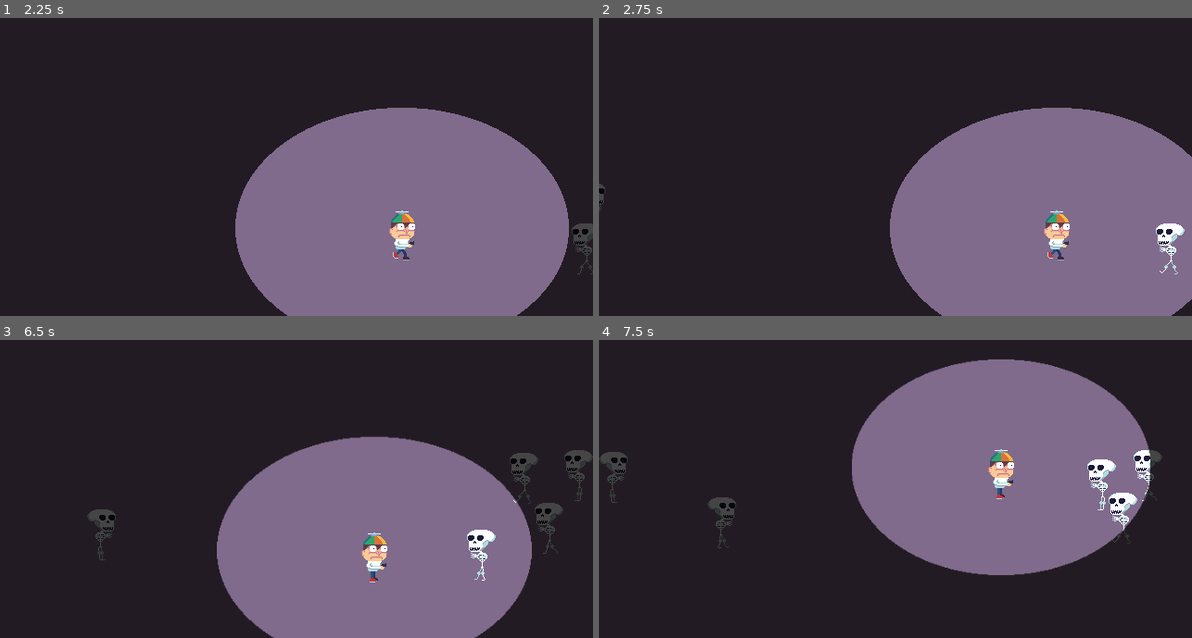
Above: before the commit, frames 1-4 (two rows, left to right).
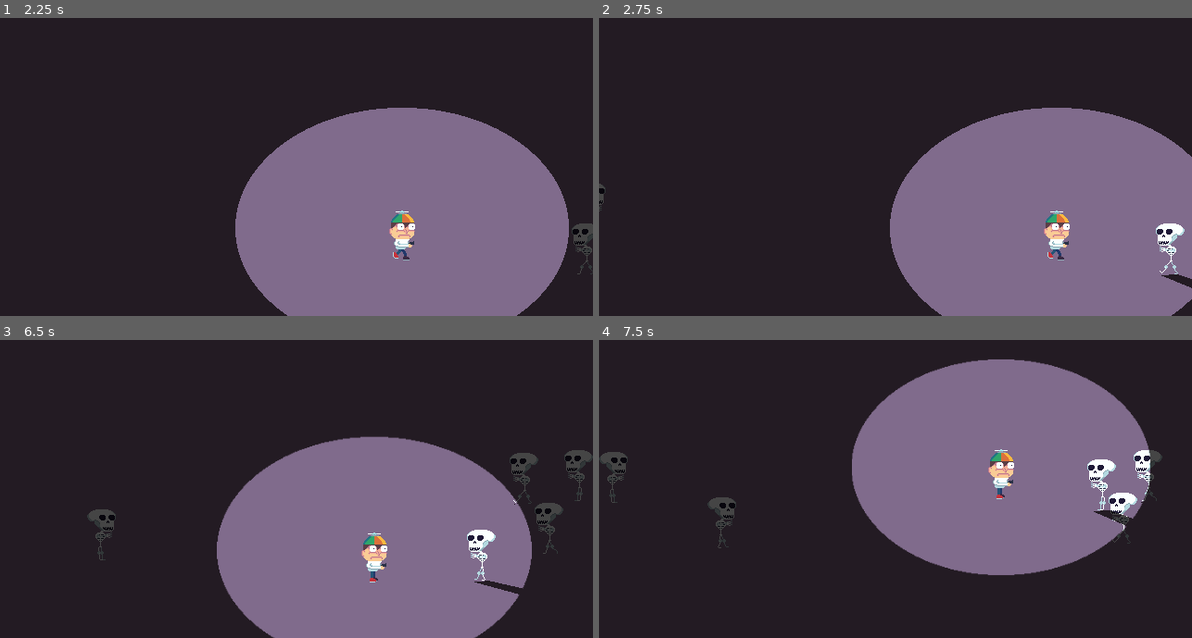
Above: after the commit, the same moments.

Repository: RustyMonky/fightOrFright
Game: Godot game, scene res://levels/main.tscn
Two runs of this game, one before a commit and one after it. Both use one fixed random seed, a clock stepped at 60 frames per second and the inputs below.
Inputs:
- Up to frame 1 (2.25 s): tap Enter at 0.5 s; hold Right (ui_right) 0.53-1.28 s; tap Space (ui_select) at 0.77, 1.52 s; hold Down (ui_down) 1.28-2.03 s; hold Right (ui_right) from 2.03 s (still down)
- Up to frame 2 (2.75 s): keep holding Right (ui_right)
- Up to frame 3 (6.5 s): release Right (ui_right) at 2.78 s; hold Up (ui_up) 2.78-3.53 s; tap Space (ui_select) at 3.02, 3.77, 4.52, 6.02 s; hold Left (ui_left) 3.53-5.03 s; hold Down (ui_down) 5.03-5.78 s; hold Right (ui_right) from 5.78 s (still down)
- Up to frame 4 (7.5 s): release Right (ui_right) at 6.53 s; hold Up (ui_up) 6.53-7.28 s; tap Space (ui_select) at 6.77 s; hold Right (ui_right) from 7.28 s (still down)

Frame 1 is identical in both runs. In frame 2, 0.1% of the frame differs, in the area x 94-100%, y 86-91%; in frame 3, 0.1%; in frame 4, 0.1%, in the area x 83-92%, y 54-63%.

Commit message:
Light occluder updates for skeletons

Diff:
--- a/actors/enemies/skeleton/skeleton.gd
+++ b/actors/enemies/skeleton/skeleton.gd
@@ -6,6 +6,7 @@
 onready var collider = $collider
 onready var fadeTimer = $fadeTimer
 onready var fadeTween = $fadeTween
+onready var lightOccluder = $lightOccluder
 onready var timmy = get_parent().get_node("timmy")
 
 var currentState = STATE.ALIVE
@@ -53,6 +54,7 @@
 	if hp == 0:
 		currentState = STATE.DEAD
 		collider.disabled = true
+		self.remove_child(lightOccluder)
 		self.z_index = -1
 		if timmy.fear > 0:
 			timmy.update_fear(-1)
--- a/actors/enemies/skeleton/skeleton.tscn
+++ b/actors/enemies/skeleton/skeleton.tscn
@@ -1,9 +1,15 @@
-[gd_scene load_steps=3 format=2]
+[gd_scene load_steps=4 format=2]
 
 [ext_resource path="res://actors/enemies/skeleton/skeleton.gd" type="Script" id=1]
 [ext_resource path="res://assets/spriteFrames/enemies/skeleton/skeletonWalk.tres" type="SpriteFrames" id=2]
 
-[node name="skeleton" type="KinematicBody2D" groups=[
+[sub_resource type="OccluderPolygon2D" id=1]
+
+closed = true
+cull_mode = 0
+polygon = PoolVector2Array( -10.4028, 30.7857, 9.11765, 30.2233 )
+
+[node name="skeleton" type="KinematicBody2D" index="0" groups=[
 "enemies",
 ]]
 
@@ -42,6 +48,12 @@
 playback/repeat = false
 playback/speed = 1.0
 
+[node name="lightOccluder" type="LightOccluder2D" parent="." index="4"]
+
+occluder = SubResource( 1 )
+light_mask = 1
+_sections_unfolded = [ "Transform" ]
+
 [connection signal="animation_finished" from="animations" to="." method="_on_animations_animation_finished" flags=3]
 
 [connection signal="timeout" from="fadeTimer" to="." method="_on_fadeTimer_timeout"]
